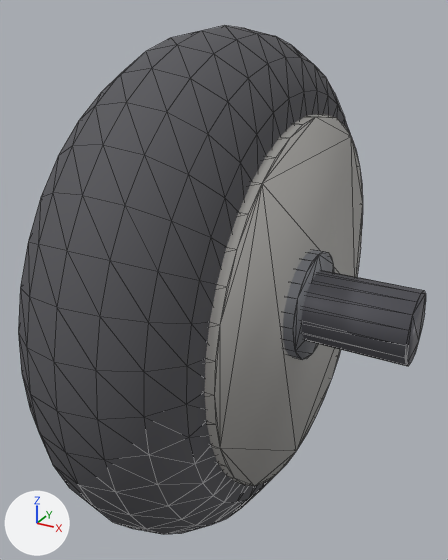
Before and after pictures for a commit that changed the glTF model models/wheel.glb.
Both versions are drawn from a 50 mm lens placed at (0.477, -0.868, 0.444), pointed at (-0.003, 0.003, 0.009). The lights are fixed; the arrows at lower left show +X, +Y and +Z. The older version comes first. Mesh edges are drawn as thin lines. Vertices at exactly the same position are counted once.

In view in the first picture: 'wheel'.
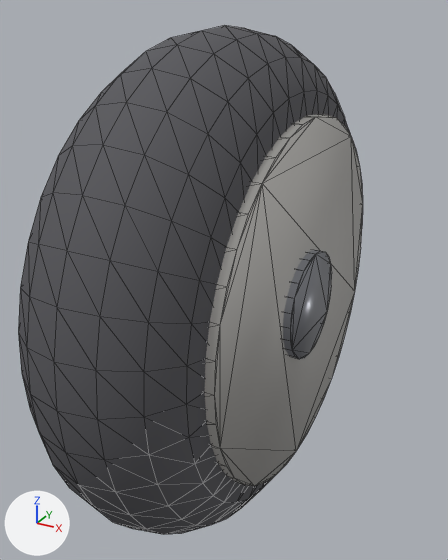
Diff of the bpy script that builds the scene:
```diff
--- a/models/wheel.glb.py
+++ b/models/wheel.glb.py
@@ me_torus @@
 # used by ob_wheel; location = (0.0, 0.0, 0.0)
-me_torus.from_pydata(...)  # 880 vertices, 1744 faces; spans x -0.33..0.33, y -0.42..0.42, z -0.42..0.42
+me_torus.from_pydata(...)  # 880 vertices, 1744 faces; spans x -0.163..0.163, y -0.42..0.42, z -0.42..0.42
+# me_torus part 1: the loose piece of 48 vertices spanning x -0.168..0.168, y -0.09..0.09, z -0.09..0.09 is scaled about its middle by (0.971, 1, 1)
+# me_torus part 2: the loose piece of 32 vertices spanning x -0.33..0.33, y -0.059..0.059, z -0.059..0.059 is scaled about its middle by (0.417, 1.19, 1.19)
 me_torus.materials.append(mat_rubber)
```

Pixel boxes [x1, y1, x2, y2] of what changed, in the pictures (448 x 560 px; the box of a moved part takes in the faces that stretch with it):
'wheel', reshaped (15% narrower)
    before: [18, 26, 426, 534]
    after: [18, 26, 363, 534]
part 1 of me_torus, moved or reshaped
    before: [283, 250, 334, 360]
    after: [283, 250, 332, 359]
part 2 of me_torus, moved or reshaped (not visible afterwards)
    before: [301, 270, 426, 366]
